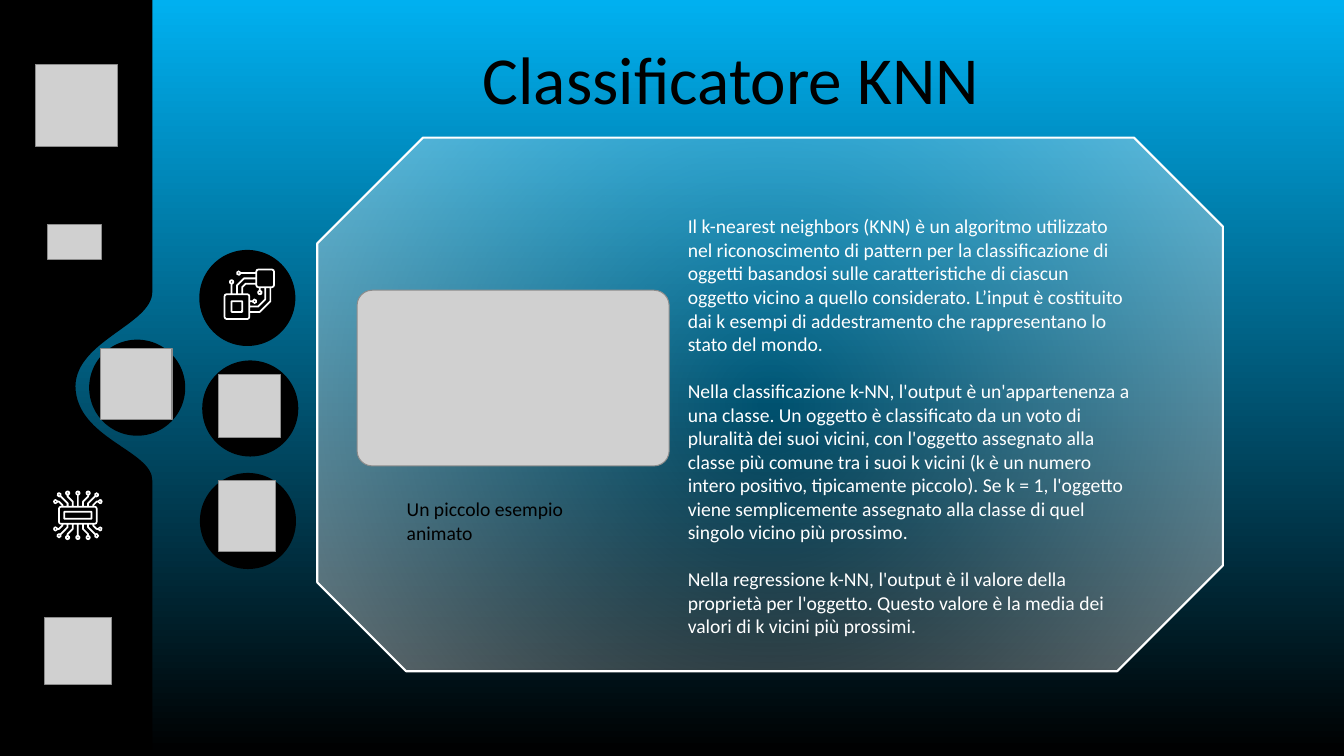
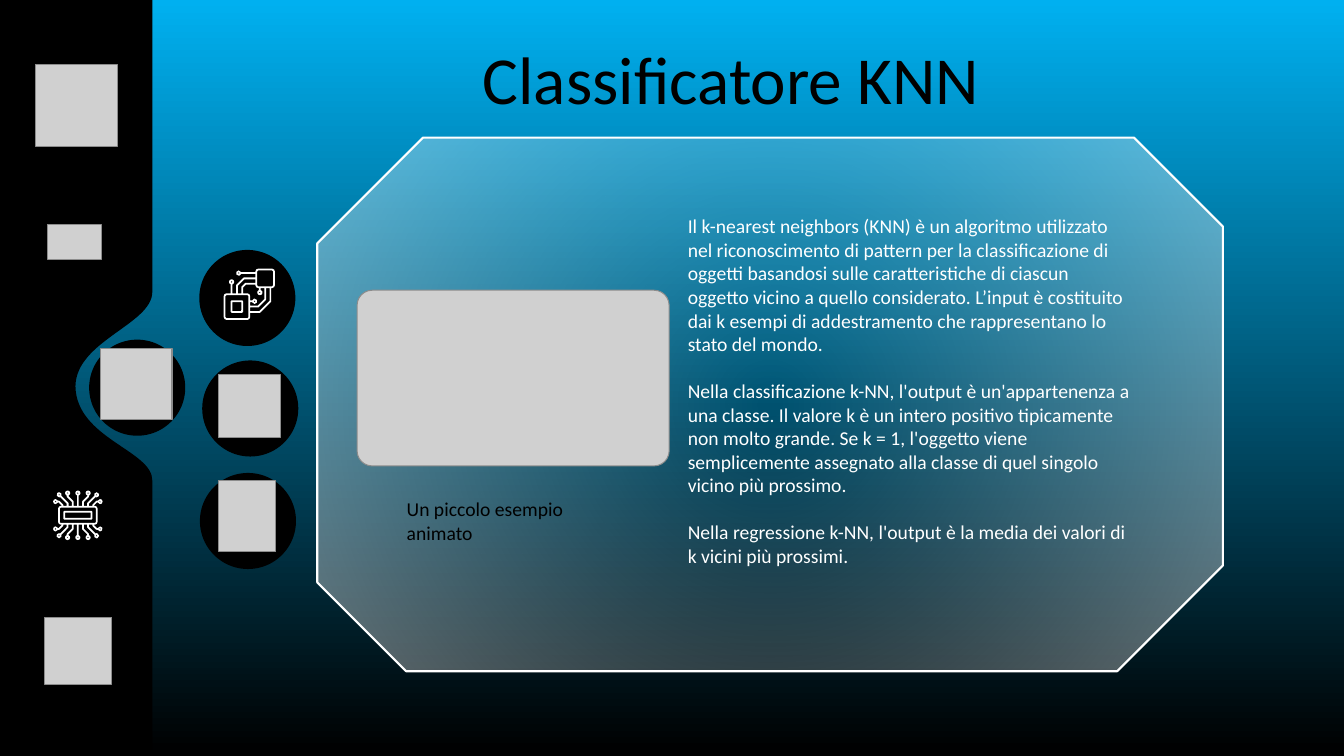
Before and after one commit to 0Franky/LavorAI, a slide deck: slide 5 of docs/Presentazione_LavorAI.pptx. Drawn at 1344x756 pixels with LibreOffice and Linux fonts; fonts in the diff are those of the drawing; grey boxes stand for pictures; background and template pictures are left out. Boxes give left, top, right and bottom in pixels: in the first picture for what was removed or moved away, otherwise in the second. Text is boxed around its words. In the diff, an @@ line names an element or a change of style, - is before the commit and + after.

```diff
--- a/docs/Presentazione_LavorAI.pptx
+++ b/docs/Presentazione_LavorAI.pptx
@@ text at box(688, 384, 1129, 543): text changed @@
-Nella classificazione k-NN, l'output è un'appartenenza a una classe. Un oggetto è classificato da un voto di pluralità dei suoi vicini, con l'oggetto assegnato alla classe più comune tra i suoi k vicini (k è un numero intero positivo, tipicamente piccolo). Se k = 1, l'oggetto viene semplicemente assegnato alla classe di quel singolo vicino più prossimo.
-Nella regressione k-NN, l'output è il valore della proprietà per l'oggetto. Questo valore è la media dei valori di k vicini più prossimi.
+Nella classificazione k-NN, l'output è un'appartenenza a una classe. Il valore k è un intero positivo tipicamente non molto grande. Se k = 1, l'oggetto viene semplicemente assegnato alla classe di quel singolo vicino più prossimo.
+Nella regressione k-NN, l'output è la media dei valori di k vicini più prossimi.
```
Also in this commit, not shown: 2 other files.
